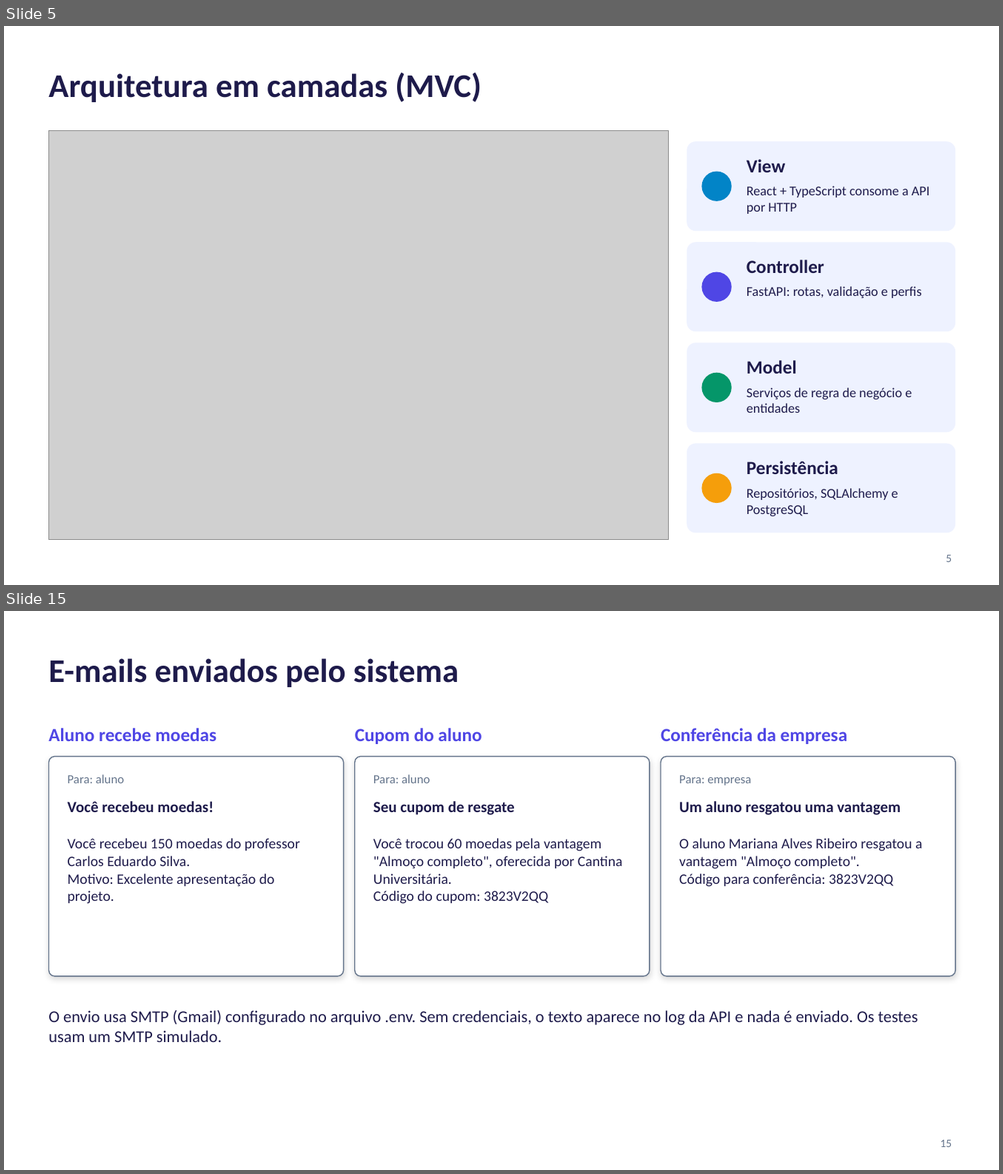
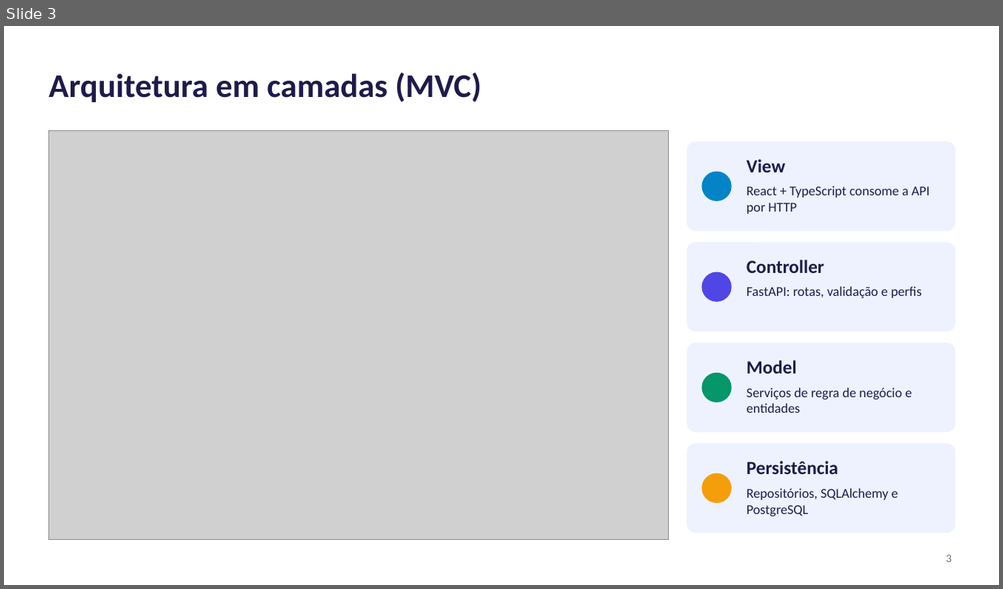
Before and after one commit to lucaslmchaves/sistema-moeda-estudantil, a slide deck: docs/apresentacao/Lab03S03-Apresentacao.pptx. Shown one above the other, each under a label of ours: slides 5 and 15 before the commit, slide 3 after it; the slides between them are not shown. The pictures are 1003x1174 and 1003x589 pixels, drawn with LibreOffice and Linux fonts; fonts in the diff are those of the drawing; grey boxes stand for pictures. Boxes give left, top, right and bottom in pixels: in the first picture for what was removed or moved away, otherwise in the second. Text is boxed around its words. In the diff, an @@ line names an element or a change of style, - is before the commit and + after.

```diff
--- a/docs/apresentacao/Lab03S03-Apresentacao.pptx
+++ b/docs/apresentacao/Lab03S03-Apresentacao.pptx
@@ slide 15 removed at (4, 611, 999, 1170), background #FFFFFF @@
@@ title removed at (48, 658, 458, 687) @@
-E-mails enviados pelo sistema
@@ text removed at (48, 728, 216, 741) @@
-Aluno recebe moedas
@@ text removed at (355, 728, 481, 744) @@
-Cupom do aluno
@@ text removed at (660, 728, 847, 744) @@
-Conferência da empresa
@@ rounded rectangle removed at (48, 757, 344, 977) @@
@@ rounded rectangle removed at (355, 757, 649, 977) @@
@@ rounded rectangle removed at (660, 757, 956, 977) @@
@@ text removed at (68, 775, 124, 783) @@
-Para: aluno
@@ text removed at (373, 775, 430, 783) @@
-Para: aluno
@@ text removed at (679, 775, 751, 786) @@
-Para: empresa
@@ text removed at (68, 801, 213, 812) @@
-Você recebeu moedas!
@@ text removed at (373, 801, 514, 815) @@
-Seu cupom de resgate
@@ text removed at (679, 801, 900, 815) @@
-Um aluno resgatou uma vantagem
@@ text removed at (68, 838, 300, 904) @@
-Você recebeu 150 moedas do professor Carlos Eduardo Silva.
-Motivo: Excelente apresentação do projeto.
@@ text removed at (373, 838, 623, 904) @@
-Você trocou 60 moedas pela vantagem "Almoço completo", oferecida por Cantina Universitária.
-Código do cupom: 3823V2QQ
@@ text removed at (679, 838, 922, 887) @@
-O aluno Mariana Alves Ribeiro resgatou a vantagem "Almoço completo".
-Código para conferência: 3823V2QQ
@@ text removed at (48, 1011, 918, 1042) @@
-O envio usa SMTP (Gmail) configurado no arquivo .env. Sem credenciais, o texto aparece no log da API e nada é enviado. Os testes usam um SMTP simulado.
@@ page number removed at (940, 1140, 952, 1147) @@
-15
@@ what was slide 5 is now slide 3 @@
@@ page number at (945, 555, 951, 562): text changed @@
-5
+3
```
Also in this commit, not shown: 8 slides changed, 3 slides added, 19 other slides removed, 1 other file.
